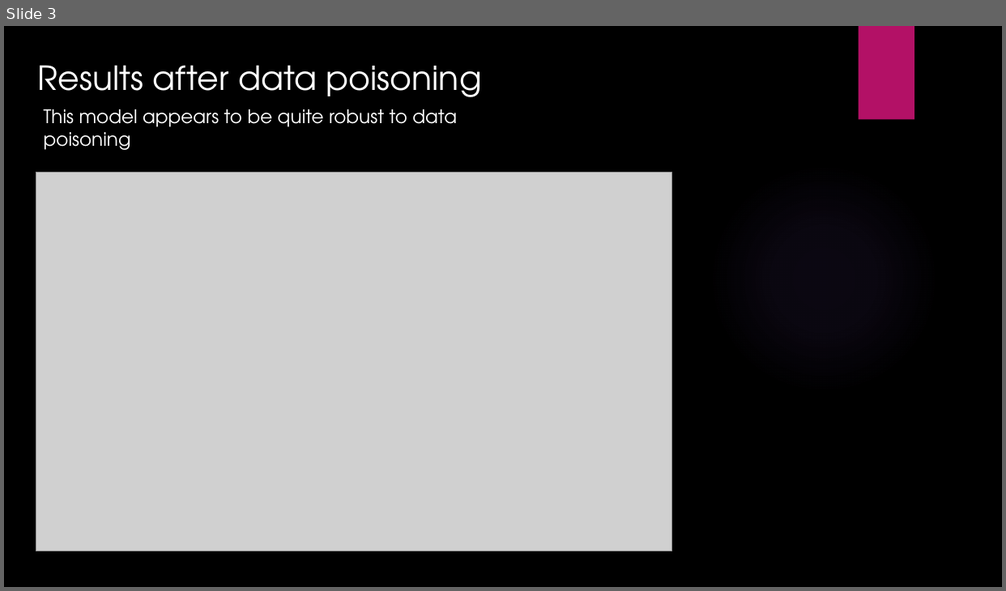
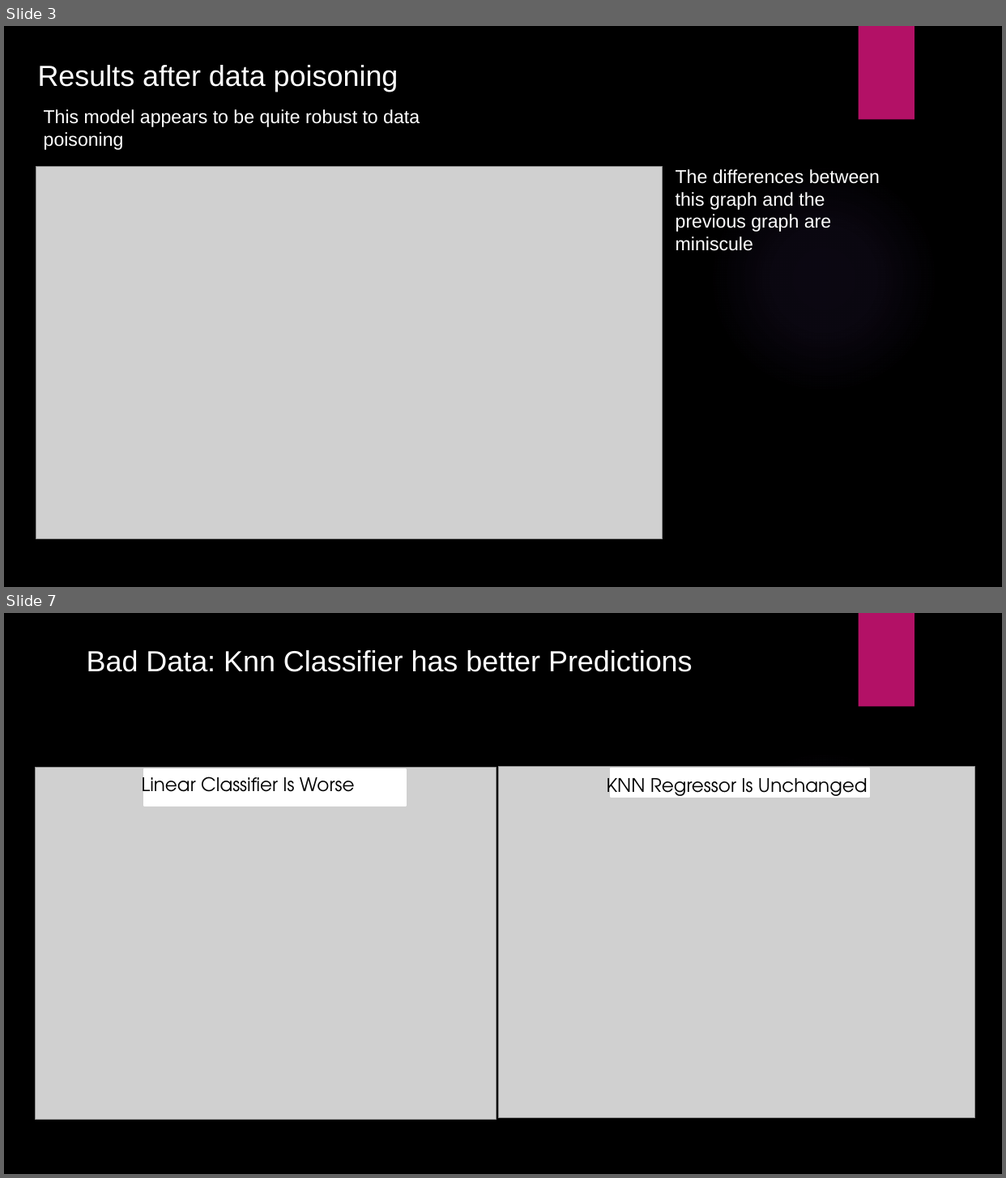
Before and after one commit to dmail5802/hackathon_competition, a slide deck: presentation.pptx. Shown one above the other, each under a label of ours: slide 3 before the commit, slides 3 and 7 after it; the slides between them are not shown. The pictures are 1006x591 and 1006x1178 pixels, drawn with LibreOffice and Linux fonts; fonts in the diff are those of the drawing; grey boxes stand for pictures; background and template pictures are left out. Boxes give left, top, right and bottom in pixels: in the first picture for what was removed or moved away, otherwise in the second. Text is boxed around its words. In the diff, an @@ line names an element or a change of style, - is before the commit and + after.

```diff
--- a/presentation.pptx
+++ b/presentation.pptx
@@ slide 7 added at bbox=[4, 613, 1002, 1174], background picture (left out); not listed: 2 template elements that a slide beside it also shows @@
@@ text added at bbox=[87, 650, 692, 672], 28 pt, text #FFFFFF @@
+Bad Data: Knn Classifier has better Predictions
@@ picture added at bbox=[35, 767, 496, 1120] @@
@@ text added at bbox=[142, 772, 355, 800], 18 pt, text #000000 @@
+Linear Classifier Is Worse
@@ rectangle added at bbox=[144, 769, 405, 806], fill #FFFFFF, outline #FFFFFF 1.5 pt @@
@@ picture added at bbox=[498, 766, 975, 1118] @@
@@ text added at bbox=[607, 773, 867, 801], 18 pt, text #000000 @@
+KNN Regressor Is Unchanged
@@ rectangle added at bbox=[612, 769, 869, 797], fill #FFFFFF, outline #FFFFFF 1.5 pt @@
@@ slide 3 changed as well @@
@@ text "Results after data poisoning" at bbox=[38, 65, 398, 92]: size 32 to 28 pt, font TeX Gyre Adventor to Arial @@
@@ text "This model appears to be ..." at bbox=[44, 109, 420, 150]: font TeX Gyre Adventor to Arial @@
@@ picture: place and size @@
-picture at bbox=[36, 173, 671, 552]
+picture at bbox=[36, 167, 662, 540]
@@ text added at bbox=[675, 169, 880, 251], 18 pt, text #FFFFFF @@
+The differences between this graph and the previous graph are miniscule
```
Also in this commit, not shown: 4 other slides changed, 7 other slides added, 2 slides removed.
